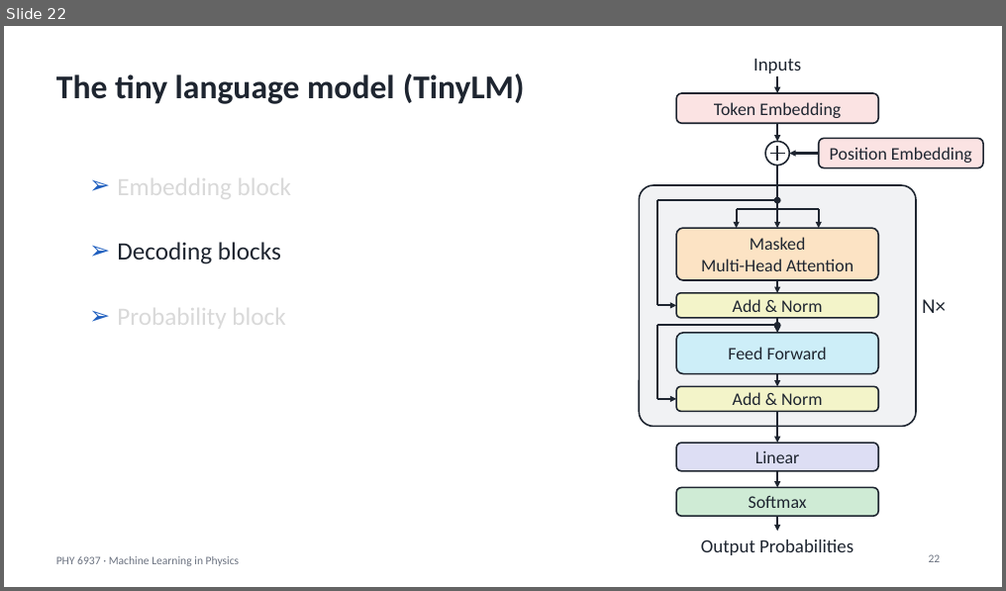
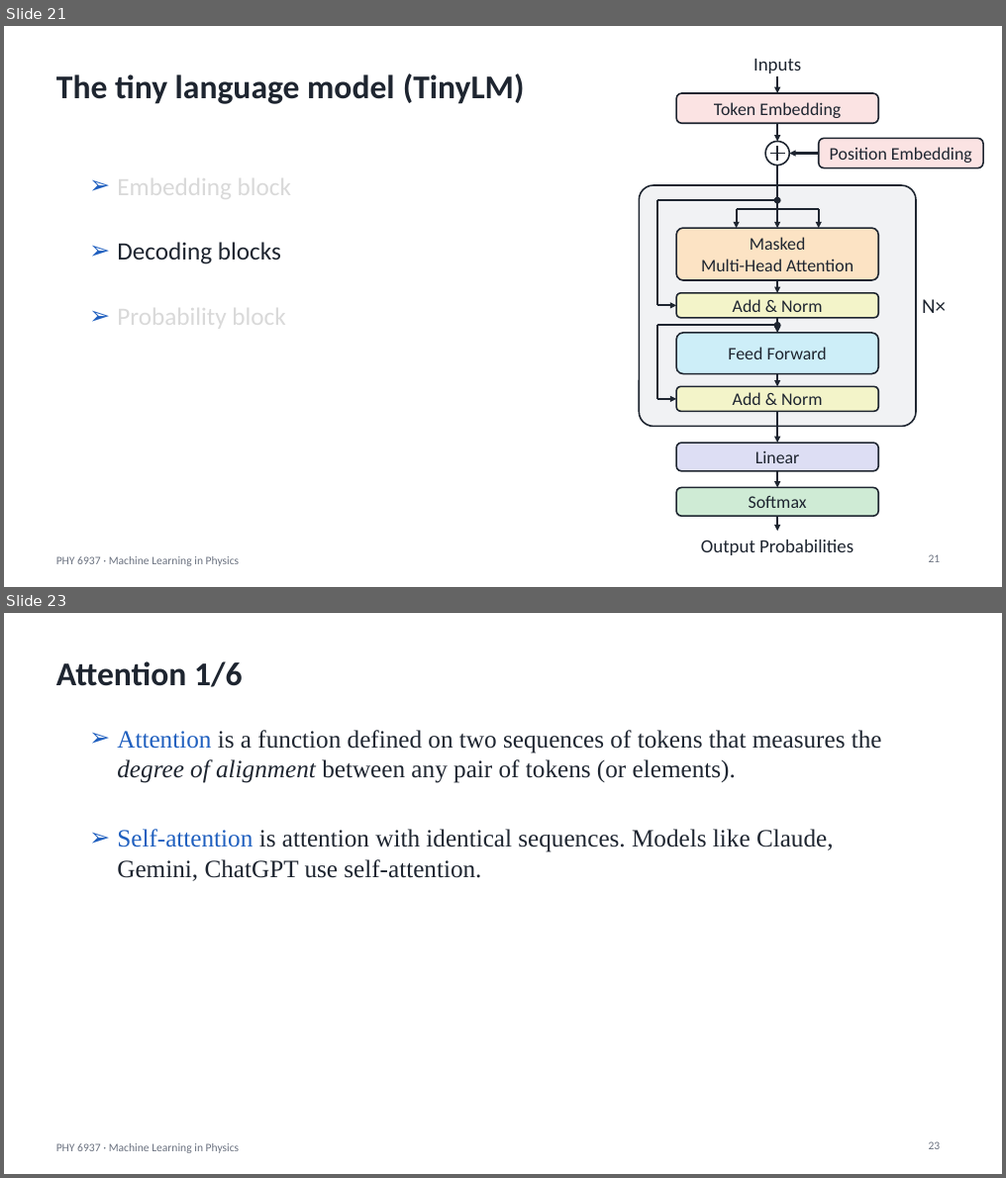
Before and after one commit to hbprosper/mlinphysics, a slide deck: Lectures/08.Transformers/Lecture_TNN.pptx. Shown one above the other, each under a label of ours: slide 22 before the commit, slides 21 and 23 after it; the slides between them are not shown. The pictures are 1006x591 and 1006x1178 pixels, drawn with LibreOffice and Linux fonts; fonts in the diff are those of the drawing. Boxes give left, top, right and bottom in pixels: in the first picture for what was removed or moved away, otherwise in the second. Text is boxed around its words. In the diff, an @@ line names an element or a change of style, - is before the commit and + after.

```diff
--- a/Lectures/08.Transformers/Lecture_TNN.pptx
+++ b/Lectures/08.Transformers/Lecture_TNN.pptx
@@ slide 23 added at <box>4,613,1002,1174</box>, background #FFFFFF; not listed: 2 template elements that a slide beside it also shows @@
@@ title added at <box>56,662,242,687</box>, 32 pt, text #1E2530, bold @@
+Attention 1/6
@@ text added at <box>117,730,882,881</box>, 24 pt, text #1E2530 @@
+➢ Attention is a function defined on two sequences of tokens that measures the degree of alignment between any pair of tokens (or elements).
+➢ Self-attention is attention with identical sequences. Models like Claude, Gemini, ChatGPT use self-attention.
@@ what was slide 22 is now slide 21 @@
```
Also in this commit, not shown: 9 slides changed, 1 other slide added, 4 slides removed, 1 other file.
